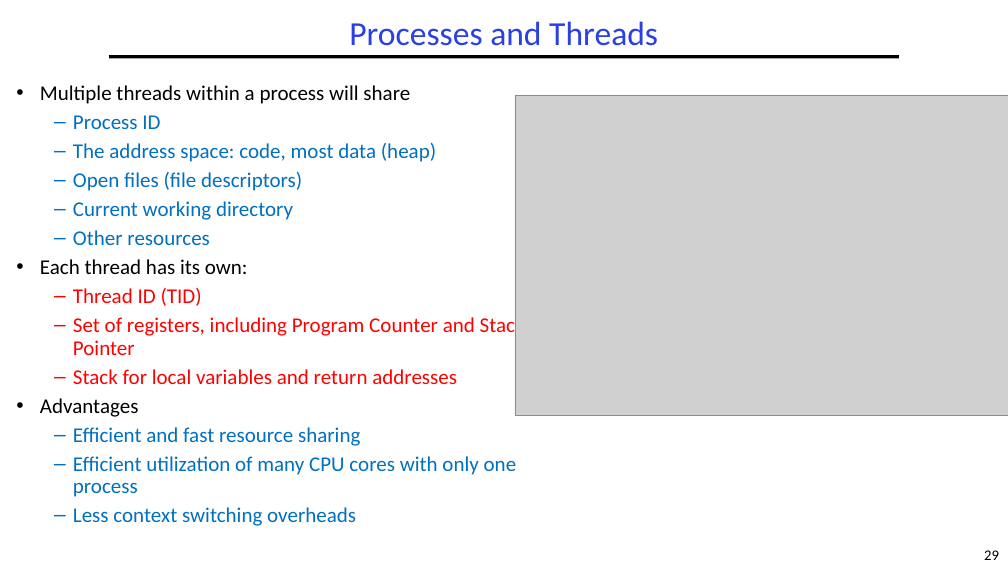
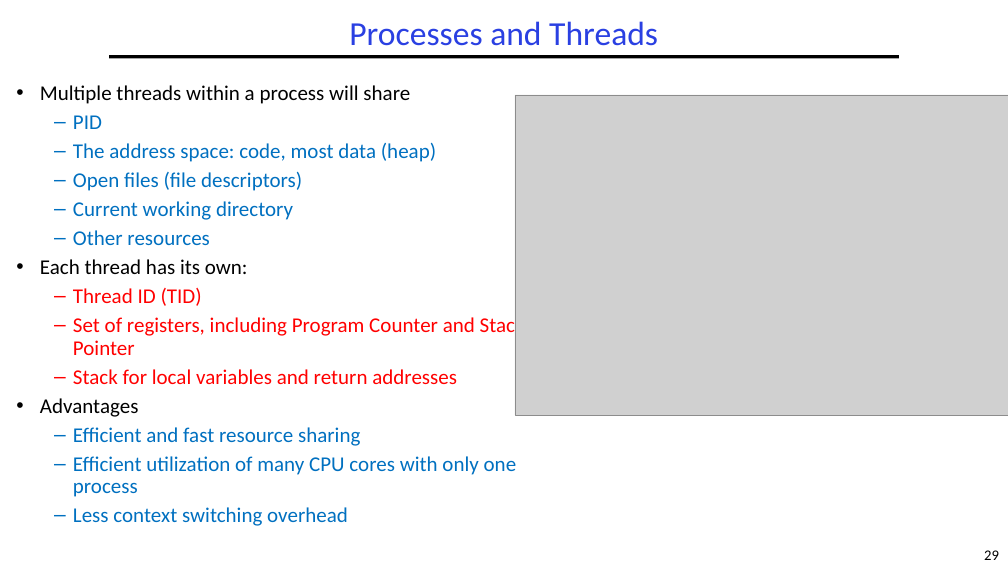
Before and after one commit to guhofstra/CSC256Fa25, a slide deck: slide 29 of PPTs/L2-Processes Threads.pptx. Drawn at 1008x567 pixels with LibreOffice and Linux fonts; fonts in the diff are those of the drawing; grey boxes stand for pictures. Boxes give left, top, right and bottom in pixels: in the first picture for what was removed or moved away, otherwise in the second. Text is boxed around its words. In the diff, an @@ line names an element or a change of style, - is before the commit and + after.

```diff
--- a/PPTs/L2-Processes Threads.pptx
+++ b/PPTs/L2-Processes Threads.pptx
@@ text at <box>73,115,102,129</box>: text changed @@
-  – Process ID
+  – PID
@@ text at <box>73,507,348,526</box>: text changed @@
-  – Less context switching overheads
+  – Less context switching overhead
```
Also in this commit, not shown: 8 other slides changed, 1 other file.
